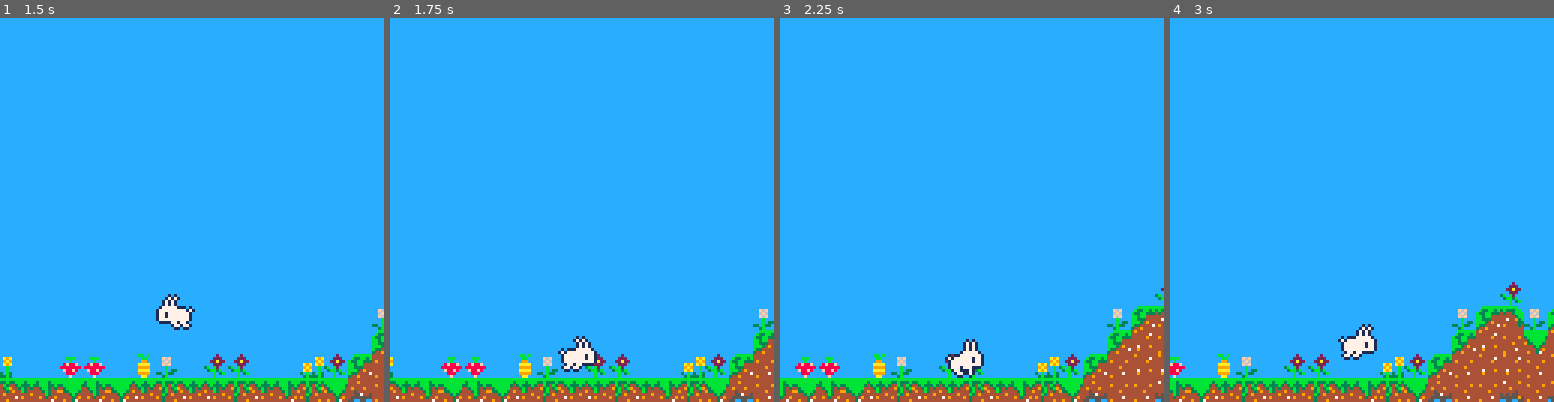
Above: before the commit, frames 1-4 (left to right).
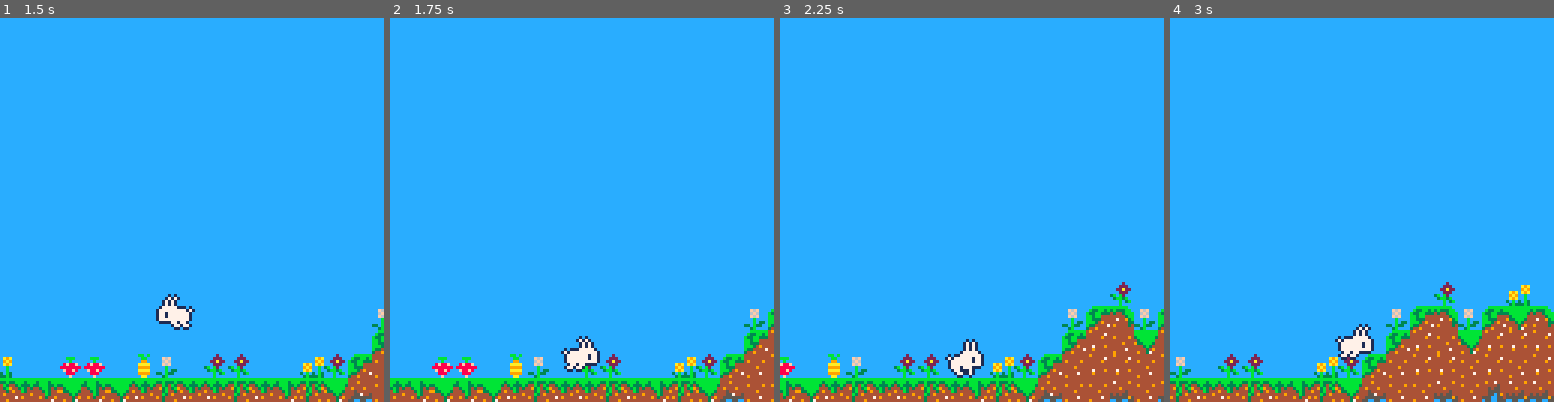
Above: after the commit, the same moments.

Repository: DavidLDeveloper/bunny-run
Game: PICO-8 cartridge bunnyrun.p8
Two runs of this game, one before a commit and one after it. Both use one fixed random seed, a clock stepped at 60 frames per second and the inputs below.
Inputs:
- Up to frame 1 (1.5 s): tap X (X key) at 0.33, 1.07 s
- Up to frame 2 (1.75 s): hold Right from 1.6 s (still down)
- Up to frame 3 (2.25 s): tap X (X key) at 1.85 s; release Right at 2.1 s
- Up to frame 4 (3 s): hold Right from 2.47 s (still down); tap X (X key) at 2.97 s

Frame 1 is identical in both runs. In frame 2, 6.0% of the frame differs, in the area x 0-100%, y 75-100%; in frame 3, 8.4%; in frame 4, 10%, in the area x 0-100%, y 68-100%.

Commit message:
art, bunny speed up.

Diff:
--- a/bunnyrun.p8
+++ b/bunnyrun.p8
@@ -41,23 +41,23 @@
 0000000100000000000000000000000000000000000000000000000000000000000000000101010101010000000000000000000001010101010100000000000000000000000000000000000000000000000000000000000000000000000000000000000000000000000000000000000000000000000000000000000000000000
 0000000000000000000000000000000000000000000000000000000000000000000000000000000000000000000000000000000000000000000000000000000000000000000000000000000000000000000000000000000000000000000000000000000000000000000000000000000000000000000000000000000000000000
 __map__
-030e0d0e0d0e0d0e0d0e0d0e0d0e000000000000000000000000000000000000000000000000000000000000000000000000000000000000000000000000000000000000000000000000000000000000000000000000000000000000000000000000000000000000000000000000000000000000000000000000000000000000
-031e1d1e1d1e1d1e1d1e1d1e1d1e000000000000000000000000000000000000000000000000000000000000000000000000000000000000000000000000000000000000000000000000000000000000000000000000000000000000000000000000000000000000000000000000000000000000000000000000000000000000
-030e0d0e0000000000000d0e0d0e0d0e0d0e0000000000000000000000000000000000000000000000000000000000000000000000000000000000000000000000000000000000000000000000000000000000000000000000000000000000000000000000000000000000000000000000000000000000000000000000000000
-031e1d1e0000000000001d1e1d1e1d1e1d1e0000000000000000000000000000000000000000000000000000000000000000000000000000000000000000000000000000000000000000000000000000000000000000000000000000000000000000000000000000000000000000000000000000000000000000000000000000
-030e0d0e00000d0e0d0e0d0e00000d0e0d0e0000000000000000000000000000000000000000000000000000000000000000000000000000000000000000000000000000000000000000000000000000000000000000000000000000000000000000000000000000000000000000000000000000000000000000000000000000
-031e1d1e00001d1e1d1e1d1e00001d1e1d1e0000000000000000000000000000000000000000000000000000000000000000000000000000000000000000000000000000000000000000000000000000000000000000000000000000000000000000000000000000000000000000000000000000000000000000000000000000
-030e0d0e0d0e0d0e0d0e0d0e0d0e0d0e00000000000000000000000000000000000000000000000000000000000000000000000000000000000000000000000000000000000000000000000000000000000000000000000000000000000000000000000000000000000000000000000000000000000000000000000000000000
-031e1d1e1d1e1d1e1d1e1d1e1d1e1d1e00000000000000000000000000000000000000000000000000000000000000000000000000000000000000000000000000000000000000000000000000000000000000000000000000000000000000000000000000000000000000000000000000000000000000000000000000000000
-030e00000000000000000d0e0d0e0d0e00000000000000000000000000000000000000000000000000000000000000000000000000000000000000000000000000000000000000000000000000000000000000000000000000000000000000000000000000000000000000000000000000000000000000000000000000000000
-031e0000000000000000211e1d1e1d1e00000000000000000000000000000000000000000000000000000000000000000000000000000000000000000000000000000000000000000000000000000000000000000000000000000000000000000000000000000000000000000000000000000000000000000000000000000000
-030e0d0e0d0e0d0e0d0e0d0e0d0e0d0e00000000111100001111000000000000000000000000000000000000000000000000000000000000000000000000000000000000000000000000000000000000000000000000000000000000000000000000000000000000000000000000000000000000000000000000000000000000
-031e1d1e1d1e1d1e1d1e1d1e1d1e1d1e00000000002200003300000000000000000000000000000000000000000000000000000000000000000000000000000000000000000000000000000000000000000000000000000000000000000000000000000000000000000000000000000000000000000000000000000000000000
-030e0d0e0d0e0d0e0d0e0d0e0d0e0d0e0e0d0e322429322428290d0e0d0d0e03030000000000000000000000000000030300000000000000000000000000000303000000000000000000000000000003030000000000000000000000000000030300000000000000000000000000000303000000000000000000000000000000
-031e1d1e1d1e1d1e1d1e1d1e1d1e1d1e1e1d1e243637283636361d1e1d1d1e03030303030303030303030303030303030303030303030303030303030303030303030303030303030303030303030303030303030303030303030303030303030303030303030303030303030303030303030303030303030303030303030000
-0300233300000101000232002222000033222437363637363736002323220000000000000000000000000000000000000000000000000000000000000000000000000000000000000000000000000000000000000000000000000000000000000000000000000000000000000000000000000000000000000000000000000000
-2728252625272827282526252526252726283537373437393434272825262500000000000000000000000000000000000000000000000000000000000000000000000000000000000000000000000000000000000000000000000000000000000000000000000000000000000000000000000000000000000000000000000000
-00000000000d0e00000000000d0e000000000000000007000000000000000000000000000000000000000000000000000000000000000000000000000000000000000000000000000000000000000000000000000000000000000000000000000000000000000000000000000000000000000000000000000000000000000000
+030e0d0e0d0e0d0e0d0e0d0e0d0e00000000000000000000000000000000000e0d0e0d0e0d0e0d0e0d0e0d0e000000000e0d0e0d0e0d0e0d0e0d0e0d0e0000000e0d0e0d0e0d0e0d0e0d0e0d0e0e0d0e0d0e0d0e0d0e0d0e0d0e000e0d0e0d0e0d0e0d0e0d0e0d0e0e0d0e0d0e0d0e0e0d0e0d0e0d0e0d0e0d0e0d0e00000003
+031e1d1e1d1e1d1e1d1e1d1e1d1e00000000000000000000000000000000001e1d1e1d1e1d1e1d1e1d1e1d1e000000001e1d1e1d1e1d1e1d1e1d1e1d1e0000001e1d1e1d1e1d1e1d1e1d1e1d1e1e1d1e1d1e1d1e1d1e1d1e1d1e001e1d1e1d1e1d1e1d1e1d1e1d1e1e1d1e1d1e1d1e1e1d1e1d1e1d1e1d1e1d1e1d1e00000003
+030e0d0e0000000000000d0e0d0e0d0e0d0e000000000000000000000000000e0d0e0000000000000d0e0d0e0d0e0d0e0e0d0e0000000000000d0e0d0e0d0e0d0e0d0e0000000000000d0e0d0e0e0d0e0000000000000d0e0d0e0d0e0d0e0000000000000d0e0d0e0e0d0e000000000e0d0e0000000000000d0e0d0e0d0e0d03
+031e1d1e0000000000001d1e1d1e1d1e1d1e000000000000000000000000001e1d1e0000000000001d1e1d1e1d1e1d1e1e1d1e0303000000001d1e1d1e1d1e1d1e1d1e0000000000001d1e1d1e1e1d1e0000000000001d1e1d1e1d1e1d1e0000000000001d1e1d1e1e1d1e000000001e1d1e0000000000001d1e1d1e1d1e1d03
+030e0d0e00000d0e0d0e0d0e00000d0e0d0e000000000000000000000000000e0d0e00000d0e0d0e0d0e00000d0e0d0e0e0d0e00000d0e0d0e0d0e00000d0e0d0e0d0e00000d0e0d0e0d0e00000e0d0e00000d0e0d0e0d0e00000d0e0d0e00000d0e0d0e0d0e00000e0d0e00000d0e0e0d0e00000d0e0d0e0d0e00000d0e0d03
+031e1d1e00001d1e1d1e1d1e00001d1e1d1e000000000000000000000000001e1d1e00001d1e1d1e1d1e00001d1e1d1e1e1d1e00001d1e1d1e1d1e00001d1e1d1e1d1e00001d1e1d1e1d1e00001e1d1e00001d1e1d1e1d1e00001d1e1d1e00001d1e1d1e1d1e00001e1d1e00001d1e1e1d1e00001d1e1d1e1d1e00001d1e2d03
+030e0d0e0d0e0d0e0d0e0d0e0d0e0d0e0000000000000000000000000000000e0d0e0d0e0d0e0d0e0d0e0d0e0d0e00000e0d030303030e0d0e0d0e0d0e0d0e000e0d0e0d0e0d0e0d0e0d0e0d0e0e0d0e0d0e0d0e0d0e0d0e0d0e0d0e0d0e0d0e0d0e0d0e0d0e0d0e0e0d0e0d0e0d0e0e0d0e0d0e0d0e0d0e0d0e0d0e0d0e2d03
+031e1d1e1d1e1d1e1d1e1d1e1d1e1d1e0000000000000000000000000000001e1d1e1d1e1d1e1d1e1d1e1d1e1d1e00001e1d1e1d1e1d1e1d1e1d1e1d1e1d1e001e1d1e1d1e1d1e1d1e1d1e1d1e1e1d1e1d1e1d1e1d1e1d1e1d1e1d1e1d1e1d1e1d1e1d1e1d1e1d1e1e1d1e1d1e1d1e1e1d1e1d1e1d1e1d1e1d1e1d1e1d1e0003
+030e00000000000000000d0e0d0e0d0e0000000000000000000000000000000e00000000000000000d0e0d0e0d0e00000e00000000000000000d0e0d0e0d0e000e00000000010000000d010d0e0e00010000000000000d0e0d0e0d0e00000000000000000d0e0d0e0e0000000000000e00000000000000000d0e0d0e0d0e0003
+031e0000000000000000211e1d1e1d1e0000000000000000000000000000001e0000000000000000211e1d1e1d1e0000030303030303030300211e1d1e1d1e001e000000002d220000211e331e1e3200000000000000211e1d1e1d1e0000000000000000211e1d1e1e0000000000001e0000000000000000211e1d1e1d1e0003
+030e0d0e0d0e0d0e0d0e0d0e0d0e0d0e0000000011110000111100000000000e0d0e0d0e0d0e0d0e0d0e0d0e0d0e00000e0d0e0d0e0d0e0d0e0d0e0d0e0d0e00020d0e0d2426290d0e2426290e0e2426290e0d0e020e0d0e0d0e0d0e0d0e0d0e0d0e0d0e0d0e0d0e0e0d0e0d0e0d0e0e0d0e0d0e0d0e0d0e0d0e0d0e0d0e0003
+031e1d1e1d1e1d1e1d1e1d1e1d1e1d1e0000000000220000330000000000001e1d1e1d1e1d1e1d1e1d1e1d1e1d1e00001e1d1e1d1e1d1e1d1e1d1e1d1e1d1e321e1d1e1d3439351d1e3439351e1e3439351e1d1e1d221d1e1d1e1d1e1d1e1d1e1d1e1d1e1d1e1d1e1e1d1e1d1e1d1e1e1d1e1d1e1d1e1d1e1d1e1d1e1d1e0003
+030e0d0e0d0e0d0e0d0e0d0e0d0e0d0e0e0d0e322429322428290d0e0d0d0e0e0d0e0d0e0d0e0d0e0d0e0d0e0d0e03030303030d0e03030303030e0d0e0d0e2428290e0d0e0d0e0d0e0d0e0d0e0e0d0e0d0e0d2426290d0e0d0e0d0e0d0e0d0e0d0e0d0e0d0e0d0e0e0d0e0d0e0d0e0e0d0e0d0e0d0e0d0e0d0e0d0e0d0e0e03
+031e1d1e1d1e1d1e1d1e1d1e1d1e1d1e1e1d1e243637283636361d1e1d1d1e1e1d1e1d1e1d1e1d1e1d1e1d1e1d1e1e1d1e1d1e1d1e1d1e1d1e1d1e1d1e1d1e3434391e1d1e1d1e1d1e1d1e1d1e1e1d1e1d1e1d3439351d1e1d1e1d1e1d1e1d1e1d1e1d1e1d1e1d1e1e1d1e1d1e1d1e1e1d1e1d1e1d1e1d1e1d1e1d1e1d1e1e03
+0300233300000101000232002222000033222437363637363736002323220000233300000101000232002222000033220023330000010100023200222200003300233300002222000232002222002333000001010002320022220000233300000101000232002222002333000001010023330000010100023200222200003303
+2728252625272827282526252526252726283537373437393434272825262528252625272827282526252526252726282825262527282728252625252625272628252625272827282526252526282526252728272825262525262528252625272827282526252526282526252728272825262527282728252625252625272628
+00000000000d0e00000000000d0e0000000000000000070000000000000000000000000d0e00000000000d0e00000000000000000d0e00000000000d0e000000000000000d0e00000000000d0e000000000d0e00000000000d0e00000000000d0e00000000000d0e000000000d0e00000000000d0e00000000000d0e00000000
 00000000001d1e00000000001d1e000000000000000000000000000000000000000000000000000000000000000000000000000000000000000000000000000000000000000000000000000000000000000000000000000000000000000000000000000000000000000000000000000000000000000000000000000000000000
 000000000000020d0e0000000d0e0d0e00000000000000000000000000000000000000000000000000000000000000000000000000000000000000000000000000000000000000000000000000000000000000000000000000000000000000000000000000000000000000000000000000000000000000000000000000000000
 000000000000031d1e0000001d1e1d1e00000000000000000000000000000000000000000000000000000000000000000000000000000000000000000000000000000000000000000000000000000000000000000000000000000000000000000000000000000000000000000000000000000000000000000000000000000000
--- a/main.lua
+++ b/main.lua
@@ -13,7 +13,7 @@
 		sit_sprite=9,
 		size=12,
 		sp=1,
-		speed=1,
+		speed=2,
 		flip=false,s
 	}
 	message = ""
